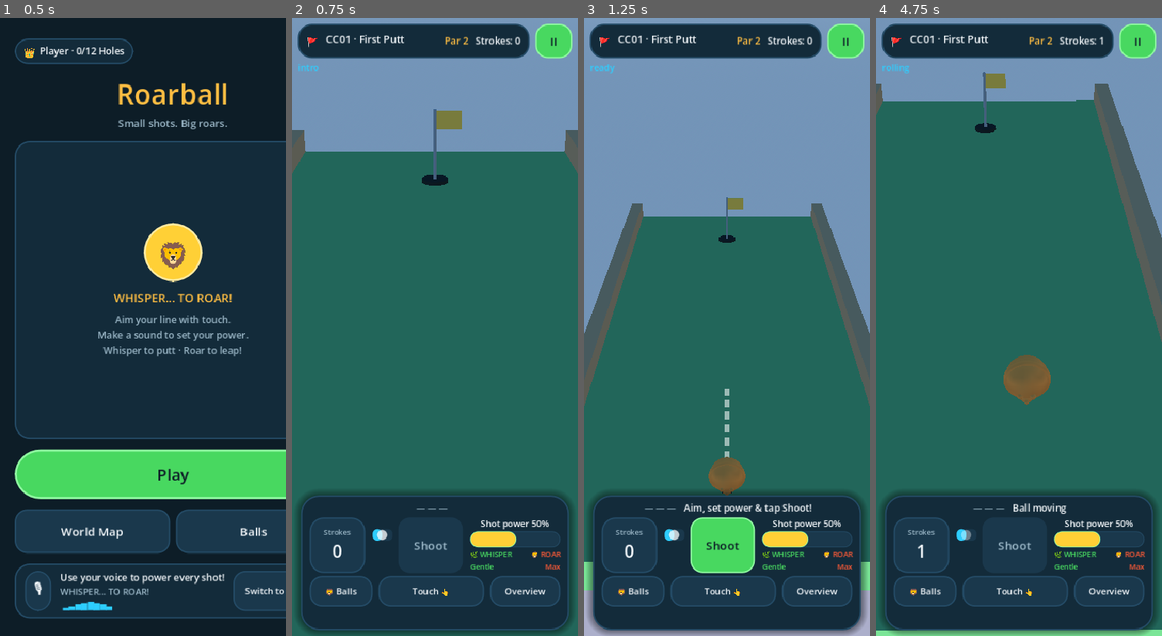
Above: before the commit, frames 1-4 (left to right).
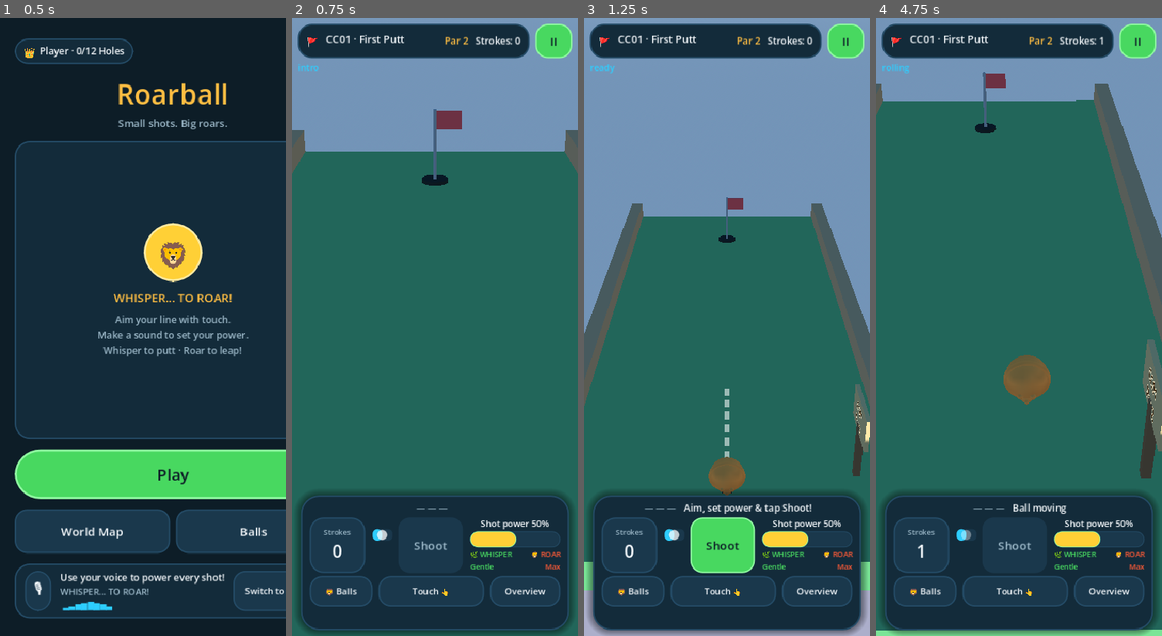
Above: after the commit, the same moments.

Repository: ther12k/roar3d
Game: Godot game, scene res://scenes/app/main.tscn
Two runs of this game, one before a commit and one after it. Both use one fixed random seed, a clock stepped at 60 frames per second and the inputs below.
Inputs (mouse positions are in pixels of both pictures, inside the frame that each line leads up to):
- Up to frame 1 (0.5 s): no input
- Up to frame 2 (0.75 s): click "Play" at 0.5 s
- Up to frame 3 (1.25 s): no input
- Up to frame 4 (4.75 s): move the mouse to (1081, 296) at 1.27 s; hold Right (ui_right) 1.28-2 s; click (1081, 296) at 1.42 s; click "II" at 2 s; click "Restart Hole" at 2.75 s; drag from (961, 357) to (1004, 450) at 3.52 s; click "Shoot" at 4.25 s

Frame 1 is identical in both runs. In frame 2, 0.3% of the frame differs, in the area x 50-60%, y 15-18%; in frame 3, 0.7%; in frame 4, 1.4%, in the area x 38-100%, y 9-75%.

Commit message:
Asset-pack skins, scenery islands, hole signs, world flag colors
- Ball skins from the asset pack: Classic (white) always unlocked, Gold
  after CC03, Tiger after PP03 (dark stripe rings), Leaf after all 12;
  schema/collection/unlock rules updated (7 cards now)
- Mascot skins (lion/panda/robot) keep the billboard face; faceless
  skins hide mane + face rig; Tiger adds stripe rings to the sphere
- Scenery.gd: deterministic per-level floating scenery islands (pine,
  leafy, rock, bush variants) placed OUTSIDE course bounds — decor only
- Wooden 'HOLE ID · Par N' sign at each tee (Label3D on a post+board)
- Flag colors: red for Cloud Cliffs, blue for Portal Peaks (asset pack)

All 8 suites green: 173 unit + 129 integration + 186 kit + 112 level
routes + 76 stability + 46 UI + 57 obstacle + 98 hole routes = 877 checks

Diff:
--- a/scenes/levels/CC01.tscn
+++ b/scenes/levels/CC01.tscn
@@ -18,7 +18,7 @@
 albedo_color = Color(0.07, 0.1, 0.08, 1)
 
 [sub_resource type="StandardMaterial3D" id="StandardMaterial3D_flag"]
-albedo_color = Color(1, 0.75, 0.26, 1)
+albedo_color = Color(0.91, 0.29, 0.29, 1)
 
 [sub_resource type="BoxMesh" id="BoxMesh_stone1"]
 size = Vector3(4.6, 1.4, 13.6)
--- a/scenes/levels/CC02.tscn
+++ b/scenes/levels/CC02.tscn
@@ -27,7 +27,7 @@
 size = Vector3(4.6, 1.4, 4.6)
 
 [sub_resource type="StandardMaterial3D" id="StandardMaterial3D_flag"]
-albedo_color = Color(1, 0.75, 0.26, 1)
+albedo_color = Color(0.91, 0.29, 0.29, 1)
 
 [sub_resource type="BoxShape3D" id="BoxShape3D_kill"]
 size = Vector3(80, 6, 80)
--- a/scenes/levels/CC03.tscn
+++ b/scenes/levels/CC03.tscn
@@ -23,7 +23,7 @@
 size = Vector3(0.42, 0.3, 0.02)
 
 [sub_resource type="StandardMaterial3D" id="StandardMaterial3D_flag"]
-albedo_color = Color(1, 0.75, 0.26, 1)
+albedo_color = Color(0.91, 0.29, 0.29, 1)
 
 [sub_resource type="BoxShape3D" id="BoxShape3D_kill"]
 size = Vector3(80, 6, 80)
--- a/scenes/levels/CC04.tscn
+++ b/scenes/levels/CC04.tscn
@@ -24,7 +24,7 @@
 size = Vector3(0.42, 0.3, 0.02)
 
 [sub_resource type="StandardMaterial3D" id="StandardMaterial3D_flag"]
-albedo_color = Color(1, 0.75, 0.26, 1)
+albedo_color = Color(0.91, 0.29, 0.29, 1)
 
 [sub_resource type="BoxShape3D" id="BoxShape3D_kill"]
 size = Vector3(80, 6, 90)
--- a/scenes/levels/CC05.tscn
+++ b/scenes/levels/CC05.tscn
@@ -24,7 +24,7 @@
 size = Vector3(0.42, 0.3, 0.02)
 
 [sub_resource type="StandardMaterial3D" id="StandardMaterial3D_flag"]
-albedo_color = Color(1, 0.75, 0.26, 1)
+albedo_color = Color(0.91, 0.29, 0.29, 1)
 
 [sub_resource type="BoxShape3D" id="BoxShape3D_kill"]
 size = Vector3(80, 6, 90)
--- a/scenes/levels/CC06.tscn
+++ b/scenes/levels/CC06.tscn
@@ -25,7 +25,7 @@
 size = Vector3(0.42, 0.3, 0.02)
 
 [sub_resource type="StandardMaterial3D" id="StandardMaterial3D_flag"]
-albedo_color = Color(1, 0.75, 0.26, 1)
+albedo_color = Color(0.91, 0.29, 0.29, 1)
 
 [sub_resource type="BoxShape3D" id="BoxShape3D_kill"]
 size = Vector3(80, 6, 100)
--- a/scenes/levels/PP01.tscn
+++ b/scenes/levels/PP01.tscn
@@ -23,7 +23,7 @@
 size = Vector3(0.42, 0.3, 0.02)
 
 [sub_resource type="StandardMaterial3D" id="StandardMaterial3D_flag"]
-albedo_color = Color(1, 0.75, 0.26, 1)
+albedo_color = Color(0.36, 0.58, 0.95, 1)
 
 [sub_resource type="BoxShape3D" id="BoxShape3D_kill"]
 size = Vector3(100, 6, 100)
--- a/scenes/levels/PP02.tscn
+++ b/scenes/levels/PP02.tscn
@@ -23,7 +23,7 @@
 size = Vector3(0.42, 0.3, 0.02)
 
 [sub_resource type="StandardMaterial3D" id="StandardMaterial3D_flag"]
-albedo_color = Color(1, 0.75, 0.26, 1)
+albedo_color = Color(0.36, 0.58, 0.95, 1)
 
 [sub_resource type="BoxShape3D" id="BoxShape3D_kill"]
 size = Vector3(100, 6, 100)
--- a/scenes/levels/PP03.tscn
+++ b/scenes/levels/PP03.tscn
@@ -24,7 +24,7 @@
 size = Vector3(0.42, 0.3, 0.02)
 
 [sub_resource type="StandardMaterial3D" id="StandardMaterial3D_flag"]
-albedo_color = Color(1, 0.75, 0.26, 1)
+albedo_color = Color(0.36, 0.58, 0.95, 1)
 
 [sub_resource type="BoxShape3D" id="BoxShape3D_kill"]
 size = Vector3(100, 6, 100)
--- a/scenes/levels/PP04.tscn
+++ b/scenes/levels/PP04.tscn
@@ -24,7 +24,7 @@
 size = Vector3(0.42, 0.3, 0.02)
 
 [sub_resource type="StandardMaterial3D" id="StandardMaterial3D_flag"]
-albedo_color = Color(1, 0.75, 0.26, 1)
+albedo_color = Color(0.36, 0.58, 0.95, 1)
 
 [sub_resource type="BoxShape3D" id="BoxShape3D_kill"]
 size = Vector3(100, 6, 100)
--- a/scenes/levels/PP05.tscn
+++ b/scenes/levels/PP05.tscn
@@ -25,7 +25,7 @@
 size = Vector3(0.42, 0.3, 0.02)
 
 [sub_resource type="StandardMaterial3D" id="StandardMaterial3D_flag"]
-albedo_color = Color(1, 0.75, 0.26, 1)
+albedo_color = Color(0.36, 0.58, 0.95, 1)
 
 [sub_resource type="BoxShape3D" id="BoxShape3D_kill"]
 size = Vector3(100, 6, 100)
--- a/scenes/levels/PP06.tscn
+++ b/scenes/levels/PP06.tscn
@@ -24,7 +24,7 @@
 size = Vector3(0.42, 0.3, 0.02)
 
 [sub_resource type="StandardMaterial3D" id="StandardMaterial3D_flag"]
-albedo_color = Color(1, 0.75, 0.26, 1)
+albedo_color = Color(0.36, 0.58, 0.95, 1)
 
 [sub_resource type="BoxShape3D" id="BoxShape3D_kill"]
 size = Vector3(100, 6, 100)
--- a/scripts/app/collection.gd
+++ b/scripts/app/collection.gd
@@ -4,9 +4,13 @@
 ## locked ball never equips it. Equip changes visuals only.
 
 const CARDS := [
-	{"id": "lion", "title": "Lion", "how": "Always yours."},
-	{"id": "panda", "title": "Panda", "how": "Finish Cloud Cliffs (hole 6)."},
-	{"id": "robot", "title": "Robot", "how": "Finish Portal Peaks (hole 6)."},
+	{"id": "lion", "title": "🦁 Lion", "how": "Always yours."},
+	{"id": "classic", "title": "⚪ Classic", "how": "Always yours."},
+	{"id": "gold", "title": "🟡 Gold", "how": "Finish Cloud Cliffs hole 3."},
+	{"id": "tiger", "title": "🐯 Tiger", "how": "Finish Portal Peaks hole 3."},
+	{"id": "leaf", "title": "🍃 Leaf", "how": "Finish all 12 holes."},
+	{"id": "panda", "title": "🐼 Panda", "how": "Finish Cloud Cliffs (hole 6)."},
+	{"id": "robot", "title": "🤖 Robot", "how": "Finish Portal Peaks (hole 6)."},
 ]
 
 var _equip_buttons: Dictionary = {}
--- /dev/null
+++ b/scripts/course_kit/scenery.gd
@@ -0,0 +1,119 @@
+class_name Scenery
+extends Node3D
+## Asset-pack style scenery: small floating islands with trees, rocks, and
+## bushes placed OUTSIDE the course bounds. Purely decorative — no collision,
+## never inside CourseBounds, so gameplay and tests are untouched (docs/07:
+## "distant islands are scenery, not mandatory simulated geometry").
+
+const GRASS := Color("4fae3e")
+const DIRT := Color("9a6a42")
+const ROCK := Color("7a6f63")
+const TRUNK := Color("7a5230")
+const PINE := Color("2f7a3d")
+const LEAFY := Color("55b04a")
+const BUSH_GREEN := Color("4a9a42")
+
+
+## Builds one scenery cluster. variant 0 = pine island, 1 = leafy island,
+## 2 = rock cluster, 3 = bush meadow.
+static func build(variant: int, scale_factor: float) -> Scenery:
+	var scenery := Scenery.new()
+	scenery._variant = variant % 4
+	scenery._scale_factor = scale_factor
+	return scenery
+
+var _variant := 0
+var _scale_factor := 1.0
+
+
+func _ready() -> void:
+	match _variant:
+		0:
+			_island()
+			_pine(Vector3(0, 0.55, 0), 1.0)
+		1:
+			_island()
+			_round_tree(Vector3(-0.3, 0.55, 0.2), 1.0)
+			_round_tree(Vector3(0.45, 0.5, -0.25), 0.7)
+		2:
+			_island(0.7)
+			_rock(Vector3(0, 0.42, 0), 1.1)
+			_rock(Vector3(0.5, 0.38, 0.3), 0.7)
+		3:
+			_island(0.85)
+			_bush(Vector3(-0.25, 0.48, 0.1))
+			_bush(Vector3(0.35, 0.46, -0.2))
+			_flower(Vector3(0.05, 0.46, 0.4))
+	scale = Vector3.ONE * _scale_factor
+
+
+func _island(size_factor := 1.0) -> void:
+	_box(Vector3(2.2 * size_factor, 0.35, 2.2 * size_factor), Vector3(0, 0, 0), GRASS)
+	_box(Vector3(1.6 * size_factor, 0.6, 1.6 * size_factor), Vector3(0, -0.45, 0), DIRT)
+	_box(Vector3(1.0 * size_factor, 0.5, 1.0 * size_factor), Vector3(0, -0.95, 0), ROCK)
+
+
+func _pine(pos: Vector3, size_factor: float) -> void:
+	_box(Vector3(0.14, 0.5, 0.14), pos + Vector3(0, 0.1, 0), TRUNK)
+	_cone(pos + Vector3(0, 0.75, 0), 0.55 * size_factor, 0.9 * size_factor, PINE)
+	_cone(pos + Vector3(0, 1.25, 0), 0.4 * size_factor, 0.7 * size_factor, PINE)
+
+
+func _round_tree(pos: Vector3, size_factor: float) -> void:
+	_box(Vector3(0.14, 0.55, 0.14), pos + Vector3(0, 0.12, 0), TRUNK)
+	_ball(pos + Vector3(0, 0.85 * size_factor, 0), 0.55 * size_factor, LEAFY)
+
+
+func _rock(pos: Vector3, size_factor: float) -> void:
+	_ball(pos, 0.32 * size_factor, ROCK)
+
+
+func _bush(pos: Vector3) -> void:
+	_ball(pos, 0.3, BUSH_GREEN)
+
+
+func _flower(pos: Vector3) -> void:
+	_box(Vector3(0.04, 0.22, 0.04), pos + Vector3(0, 0.08, 0), TRUNK)
+	_ball(pos + Vector3(0, 0.22, 0), 0.09, Color("ff8fb0"))
+
+
+func _box(size: Vector3, pos: Vector3, color: Color) -> void:
+	var mesh := MeshInstance3D.new()
+	var box := BoxMesh.new()
+	box.size = size
+	mesh.mesh = box
+	var material := StandardMaterial3D.new()
+	material.albedo_color = color
+	material.roughness = 1.0
+	mesh.material_override = material
+	mesh.position = pos
+	add_child(mesh)
+
+
+func _ball(pos: Vector3, radius: float, color: Color) -> void:
+	var mesh := MeshInstance3D.new()
+	var sphere := SphereMesh.new()
+	sphere.radius = radius
+	sphere.height = radius * 2.0
+	mesh.mesh = sphere
+	var material := StandardMaterial3D.new()
+	material.albedo_color = color
+	material.roughness = 0.9
+	mesh.material_override = material
+	mesh.position = pos
+	add_child(mesh)
+
+
+func _cone(pos: Vector3, radius: float, height: float, color: Color) -> void:
+	var mesh := MeshInstance3D.new()
+	var cone := CylinderMesh.new()
+	cone.top_radius = 0.02
+	cone.bottom_radius = radius
+	cone.height = height
+	mesh.mesh = cone
+	var material := StandardMaterial3D.new()
+	material.albedo_color = color
+	material.roughness = 1.0
+	mesh.material_override = material
+	mesh.position = pos
+	add_child(mesh)
--- a/scripts/domain/progression_rules.gd
+++ b/scripts/domain/progression_rules.gd
@@ -7,8 +7,15 @@
 const COSMETIC_LION := "lion"
 const COSMETIC_PANDA := "panda"
 const COSMETIC_ROBOT := "robot"
+const SKIN_CLASSIC := "classic"
+const SKIN_GOLD := "gold"
+const SKIN_TIGER := "tiger"
+const SKIN_LEAF := "leaf"
 const PANDA_UNLOCK_LEVEL := "CC06"
 const ROBOT_UNLOCK_LEVEL := "PP06"
+const GOLD_UNLOCK_LEVEL := "CC03"
+const TIGER_UNLOCK_LEVEL := "PP03"
+const TOTAL_LEVELS_FOR_LEAF := 12
 
 
 ## A level is unlocked when it is first in order, or when the immediately
@@ -39,12 +46,18 @@
 ## Robot after PP06, Lion always. No currency, no random unlocks.
 static func is_cosmetic_unlocked(cosmetic_id: String, completed: Dictionary) -> bool:
 	match cosmetic_id:
-		COSMETIC_LION:
+		COSMETIC_LION, SKIN_CLASSIC:
 			return true
 		COSMETIC_PANDA:
 			return completed.has(PANDA_UNLOCK_LEVEL)
 		COSMETIC_ROBOT:
 			return completed.has(ROBOT_UNLOCK_LEVEL)
+		SKIN_GOLD:
+			return completed.has(GOLD_UNLOCK_LEVEL)
+		SKIN_TIGER:
+			return completed.has(TIGER_UNLOCK_LEVEL)
+		SKIN_LEAF:
+			return completed.size() >= TOTAL_LEVELS_FOR_LEAF
 		_:
 			return false
 
--- a/scripts/domain/save_schema.gd
+++ b/scripts/domain/save_schema.gd
@@ -8,7 +8,7 @@
 const SUPPORTED_PROGRESS_VERSION := 1
 const SUPPORTED_SETTINGS_VERSION := 1
 const CONTENT_VERSION := "mvp-1"
-const KNOWN_COSMETICS: Array[String] = ["lion", "panda", "robot"]
+const KNOWN_COSMETICS: Array[String] = ["lion", "panda", "robot", "classic", "gold", "tiger", "leaf"]
 const KNOWN_QUALITIES: Array[String] = ["low", "medium", "high"]
 const KNOWN_INPUT_MODES: Array[String] = ["touch", "voice"]
 const KNOWN_ROUTE_CATEGORIES: Array[String] = ["built_in", "wired", "bluetooth", "unknown"]
--- a/scripts/game/game_root.gd
+++ b/scripts/game/game_root.gd
@@ -52,6 +52,8 @@
 		return
 
 	_apply_world_sky(level_id)
+	_spawn_scenery(level_id)
+	_spawn_hole_sign(level_id, int(meta["par"]))
 	session.setup(ball, level, level_id, int(meta["par"]), int(meta["max_strokes"]))
 	coordinator.session = session
 	coordinator.voice = voice
@@ -101,20 +103,56 @@
 ## identical; the equipped ball just re-tints the body mesh.
 func _apply_equipped_cosmetic() -> void:
 	var equipped := ProgressStore.equipped_cosmetic()
-	if equipped == ProgressionRules.COSMETIC_LION:
-		return
 	var mesh: MeshInstance3D = ball.find_child("BallMesh", true, false)
+	var mane: MeshInstance3D = ball.find_child("ManeMesh", true, false)
+	var is_mascot := equipped in [
+		ProgressionRules.COSMETIC_LION, ProgressionRules.COSMETIC_PANDA, ProgressionRules.COSMETIC_ROBOT,
+	]
+	# Faceless golf-ball skins hide the mane and the billboard face rig.
+	if mane != null:
+		mane.visible = is_mascot
+	if _face_rig != null:
+		_face_rig.visible = is_mascot
 	if mesh == null:
 		return
 	var material := StandardMaterial3D.new()
 	match equipped:
+		ProgressionRules.COSMETIC_LION:
+			return  # authored lion materials stay
 		ProgressionRules.COSMETIC_PANDA:
 			material.albedo_color = Color(0.92, 0.93, 0.95)
 		ProgressionRules.COSMETIC_ROBOT:
 			material.albedo_color = Color(0.62, 0.68, 0.75)
+		ProgressionRules.SKIN_CLASSIC:
+			material.albedo_color = Color(0.96, 0.96, 0.94)
+			material.roughness = 0.35
+		ProgressionRules.SKIN_GOLD:
+			material.albedo_color = Color(0.95, 0.76, 0.31)
+			material.metallic = 0.6
+			material.roughness = 0.25
+		ProgressionRules.SKIN_TIGER:
+			material.albedo_color = Color(0.91, 0.51, 0.24)
+			material.roughness = 0.45
+		ProgressionRules.SKIN_LEAF:
+			material.albedo_color = Color(0.35, 0.70, 0.29)
+			material.roughness = 0.4
 		_:
 			return
 	mesh.material_override = material
+	# Tiger stripes: two dark rings hugging the sphere.
+	if equipped == ProgressionRules.SKIN_TIGER:
+		for offset in [0.09, -0.09]:
+			var stripe := MeshInstance3D.new()
+			stripe.name = "TigerStripe"
+			var ring := TorusMesh.new()
+			ring.inner_radius = 0.225
+			ring.outer_radius = 0.255
+			stripe.mesh = ring
+			var dark := StandardMaterial3D.new()
+			dark.albedo_color = Color(0.16, 0.12, 0.1)
+			stripe.material_override = dark
+			stripe.position = Vector3(0, offset, 0)
+			ball.add_child(stripe)
 
 
 ## Fall coalescing for presentation only: either the kill plane or the kill
@@ -122,6 +160,67 @@
 func _on_any_fall() -> void:
 	AudioDirector.play_effect("fall")
 	hud.show_out_of_bounds()
+
+
+## Asset-pack dressing: a few scenery islands OUTSIDE course bounds and a
+## wooden "HOLE N · Par X" sign at the tee. Deterministic per level id.
+func _spawn_scenery(level_id: String) -> void:
+	var bounds := level.course_bounds()
+	var seed_value := hash(level_id)
+	var rng := RandomNumberGenerator.new()
+	rng.seed = seed_value
+	for i: int in 3:
+		var variant := rng.randi_range(0, 3)
+		var piece := Scenery.build(variant, rng.randf_range(0.8, 1.4))
+		add_child(piece)
+		var side := -1.0 if i % 2 == 0 else 1.0
+		var drop := rng.randf_range(2.0, 4.5)
+		var along := bounds.position.z + bounds.size.z * (0.25 + 0.3 * float(i))
+		piece.position = Vector3(
+			bounds.position.x + bounds.size.x + 3.0 + drop * side * 0.5,
+			-drop,
+			along
+		)
+
+
+func _spawn_hole_sign(level_id: String, par: int) -> void:
+	var sign_root := Node3D.new()
+	sign_root.name = "HoleSign"
+	add_child(sign_root)
+	var spawn_pos := level.spawn_transform().origin
+	var to_cup := ShotMath.horizontal_direction(level.cup_position() - spawn_pos)
+	if to_cup == Vector3.ZERO:
+		to_cup = Vector3(0, 0, -1)
+	var side := to_cup.cross(Vector3.UP).normalized()
+	sign_root.global_position = spawn_pos + side * 1.9 + Vector3(0, 0, 0)
+	sign_root.look_at(sign_root.global_position + side, Vector3.UP)
+	var post := MeshInstance3D.new()
+	var post_box := BoxMesh.new()
+	post_box.size = Vector3(0.1, 0.9, 0.1)
+	post.mesh = post_box
+	var wood := StandardMaterial3D.new()
+	wood.albedo_color = Color("7a5230")
+	post.material_override = wood
+	post.position = Vector3(0, 0.45, 0)
+	sign_root.add_child(post)
+	var board := MeshInstance3D.new()
+	var board_box := BoxMesh.new()
+	board_box.size = Vector3(0.95, 0.5, 0.06)
+	board.mesh = board_box
+	var board_mat := StandardMaterial3D.new()
+	board_mat.albedo_color = Color("c9a36a")
+	board.material_override = board_mat
+	board.position = Vector3(0, 1.0, 0)
+	sign_root.add_child(board)
+	var label := Label3D.new()
+	label.text = "%s\nPar %d" % [level_id, par]
+	label.font_size = 40
+	label.modulate = Color("3a2a18")
+	label.outline_size = 8
+	label.outline_modulate = Color("f5e9c8")
+	label.pixel_size = 0.004
+	label.position = Vector3(0, 1.0, 0.04)
+	sign_root.add_child(label)
 
 
 ## Camera-facing face rig (docs/07 §5): the lion face billboards toward the
--- a/tests/integration/run_ui_screens_tests.gd
+++ b/tests/integration/run_ui_screens_tests.gd
@@ -176,13 +176,15 @@
 		var button := node as Button
 		if button.text in ["Equip", "Equipped"]:
 			equip_buttons += 1
-	harness.check_eq(equip_buttons, 3, "three cosmetic cards render")
+	harness.check_eq(equip_buttons, 7, "seven cosmetic cards render (3 mascots + 4 skins)")
 	# Locked cosmetics are refused at the store even from the UI.
 	var locked_before := ProgressStore.equipped_cosmetic()
 	var robot_id := ProgressionRules.COSMETIC_ROBOT
 	var denied := not ProgressStore.equip_cosmetic(robot_id)
 	harness.check(denied, "locked Robot equip refused (nothing finished yet)")
 	harness.check_eq(ProgressStore.equipped_cosmetic(), locked_before, "equip state unchanged after refusal")
+	var classic_ok := ProgressStore.equip_cosmetic(ProgressionRules.SKIN_CLASSIC)
+	harness.check(classic_ok, "Classic skin equips freely (always unlocked)")
 	# Completing CC06 unlocks Panda (derived from completions, not stored flags).
 	var recorded: Dictionary = ProgressStore.record_completion("CC06", 2, 3, "ui-test-cc06-%d" % (Time.get_ticks_msec()))
 	harness.check(not recorded.is_empty(), "CC06 completion recorded for unlock test")
--- a/tests/unit/test_domain.gd
+++ b/tests/unit/test_domain.gd
@@ -101,6 +101,17 @@
 	h.check(ProgressionRules.is_cosmetic_unlocked("panda", {"CC06": true}), "panda unlocks after CC06")
 	h.check(ProgressionRules.is_cosmetic_unlocked("robot", {"PP06": true}), "robot unlocks after PP06")
 	h.check(not ProgressionRules.is_cosmetic_unlocked("robot", {"CC06": true}), "robot still locked after CC06")
+	h.check(ProgressionRules.is_cosmetic_unlocked("classic", {}), "classic skin always unlocked")
+	h.check(not ProgressionRules.is_cosmetic_unlocked("gold", {"CC01": true}), "gold locked before CC03")
+	h.check(ProgressionRules.is_cosmetic_unlocked("gold", {"CC03": true}), "gold unlocks after CC03")
+	h.check(not ProgressionRules.is_cosmetic_unlocked("tiger", {"CC06": true}), "tiger locked before PP03")
+	h.check(ProgressionRules.is_cosmetic_unlocked("tiger", {"PP03": true}), "tiger unlocks after PP03")
+	var almost_all := {}
+	for lid: String in ["CC01", "CC02", "CC03", "CC04", "CC05", "CC06", "PP01", "PP02", "PP03", "PP04", "PP05"]:
+		almost_all[lid] = true
+	h.check(not ProgressionRules.is_cosmetic_unlocked("leaf", almost_all), "leaf locked at 11 holes")
+	almost_all["PP06"] = true
+	h.check(ProgressionRules.is_cosmetic_unlocked("leaf", almost_all), "leaf unlocks after all 12")
 	h.check_eq(
 		ProgressionRules.world_stars({"CC01": {"best_stars": 3}, "CC02": {"best_stars": 2}}, ["CC01", "CC02", "CC03"]),
 		5,
Not shown, added: scripts/course_kit/scenery.gd.uid
